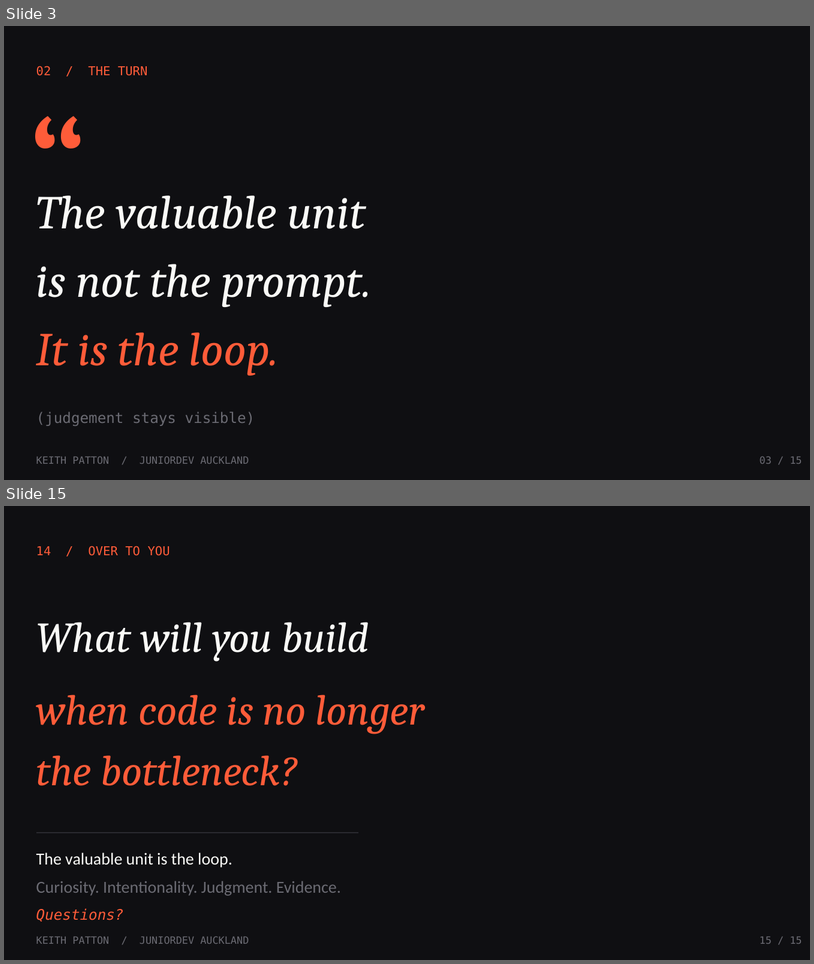
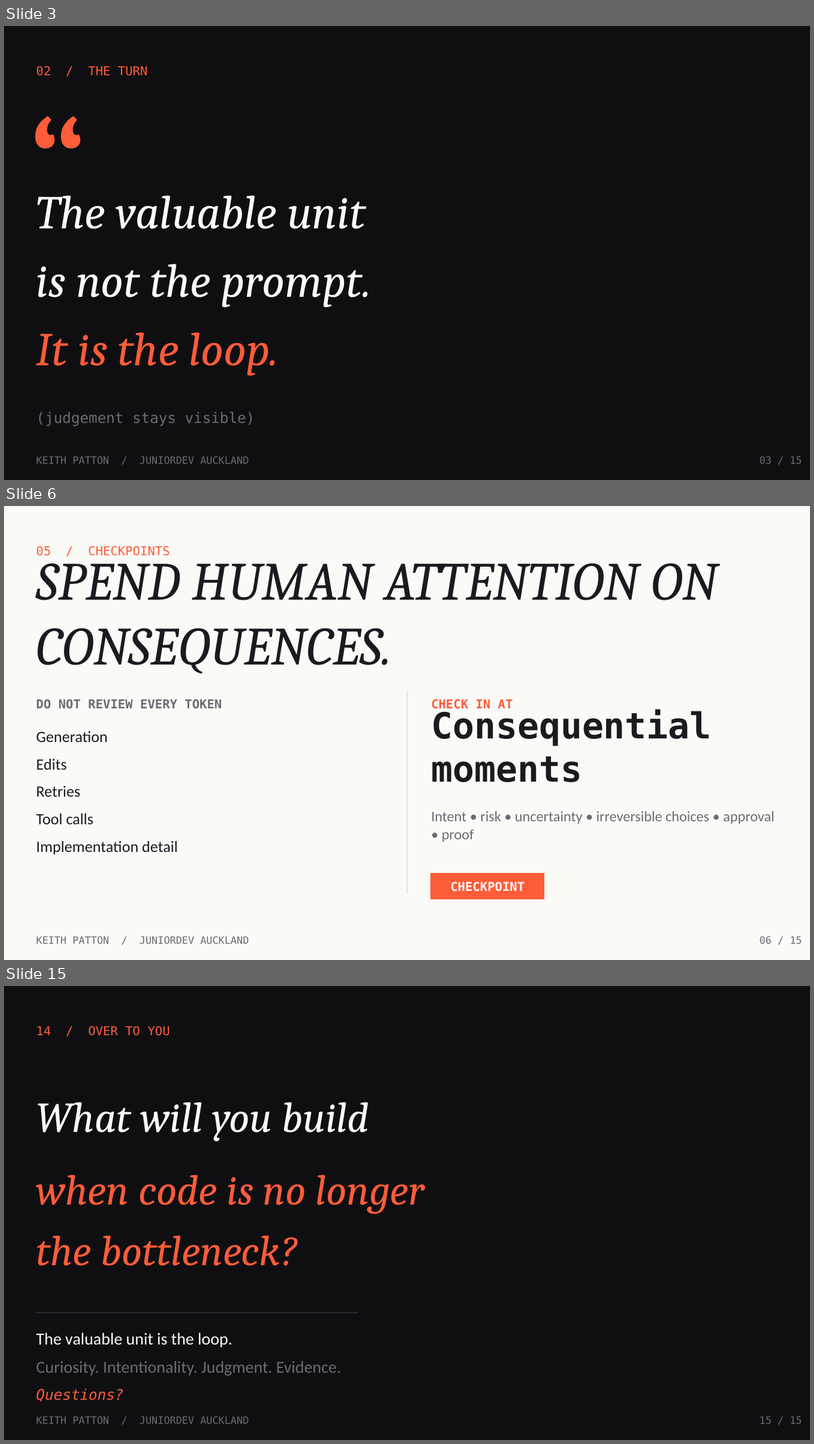
Before and after one commit to keithpatton/junior-dev-agentic-demo, a slide deck: presentation/Beyond-the-Prompt-JuniorDev.pptx. Shown one above the other, each under a label of ours: slides 3 and 15 before the commit, slides 3, 6 and 15 after it; the slides between them are not shown. The pictures are 814x964 and 814x1444 pixels, drawn with LibreOffice and Linux fonts; fonts in the diff are those of the drawing. Boxes give left, top, right and bottom in pixels: in the first picture for what was removed or moved away, otherwise in the second. Text is boxed around its words. In the diff, an @@ line names an element or a change of style, - is before the commit and + after.

Commit message:
Reframe JuniorDev talk around the agentic loop

```diff
--- a/presentation/Beyond-the-Prompt-JuniorDev.pptx
+++ b/presentation/Beyond-the-Prompt-JuniorDev.pptx
@@ slide 6 added at (x1=4, y1=506, x2=810, y2=960), background #FAFAF7 @@
@@ text added at (x1=36, y1=546, x2=170, y2=556), 11 pt, text #FF5C39 @@
+05 / CHECKPOINTS
@@ text added at (x1=36, y1=550, x2=718, y2=673), 48 pt, text #1A1A1F, italic @@
+SPEND HUMAN ATTENTION ON CONSEQUENCES.
@@ text added at (x1=36, y1=699, x2=222, y2=708), 11 pt, text #6B6B73, bold @@
+DO NOT REVIEW EVERY TOKEN
@@ line added from (407, 691) to (407, 893), #E5E3DD 1 pt @@
@@ text added at (x1=431, y1=699, x2=513, y2=709), 11 pt, text #FF5C39, bold @@
+CHECK IN AT
@@ text added at (x1=431, y1=709, x2=712, y2=782), 32 pt, text #1A1A1F, bold @@
+Consequential moments
@@ text added at (x1=36, y1=731, x2=108, y2=742), 14 pt, text #1A1A1F @@
+Generation
@@ text added at (x1=36, y1=759, x2=67, y2=769), 14 pt, text #1A1A1F @@
+Edits
@@ text added at (x1=36, y1=786, x2=81, y2=796), 14 pt, text #1A1A1F @@
+Retries
@@ text added at (x1=431, y1=811, x2=775, y2=841), 13 pt, text #6B6B73 @@
+Intent • risk • uncertainty • irreversible choices • approval • proof
@@ text added at (x1=36, y1=813, x2=94, y2=824), 14 pt, text #1A1A1F @@
+Tool calls
@@ text added at (x1=36, y1=841, x2=178, y2=855), 14 pt, text #1A1A1F @@
+Implementation detail
@@ rectangle added at (x1=431, y1=873, x2=544, y2=899), fill #FF5C39, outline #FF5C39 1 pt @@
@@ text added at (x1=450, y1=881, x2=525, y2=891), 11 pt, text #FAFAF7, bold @@
+CHECKPOINT
@@ text added at (x1=36, y1=936, x2=249, y2=943), 9 pt, text #6B6B73 @@
+KEITH PATTON / JUNIORDEV AUCKLAND
@@ text added at (x1=760, y1=936, x2=802, y2=943), 9 pt, text #6B6B73 @@
+06 / 15
```
Also in this commit, not shown: 9 slides changed, 1 other slide added, 2 slides removed, 14 other files.
